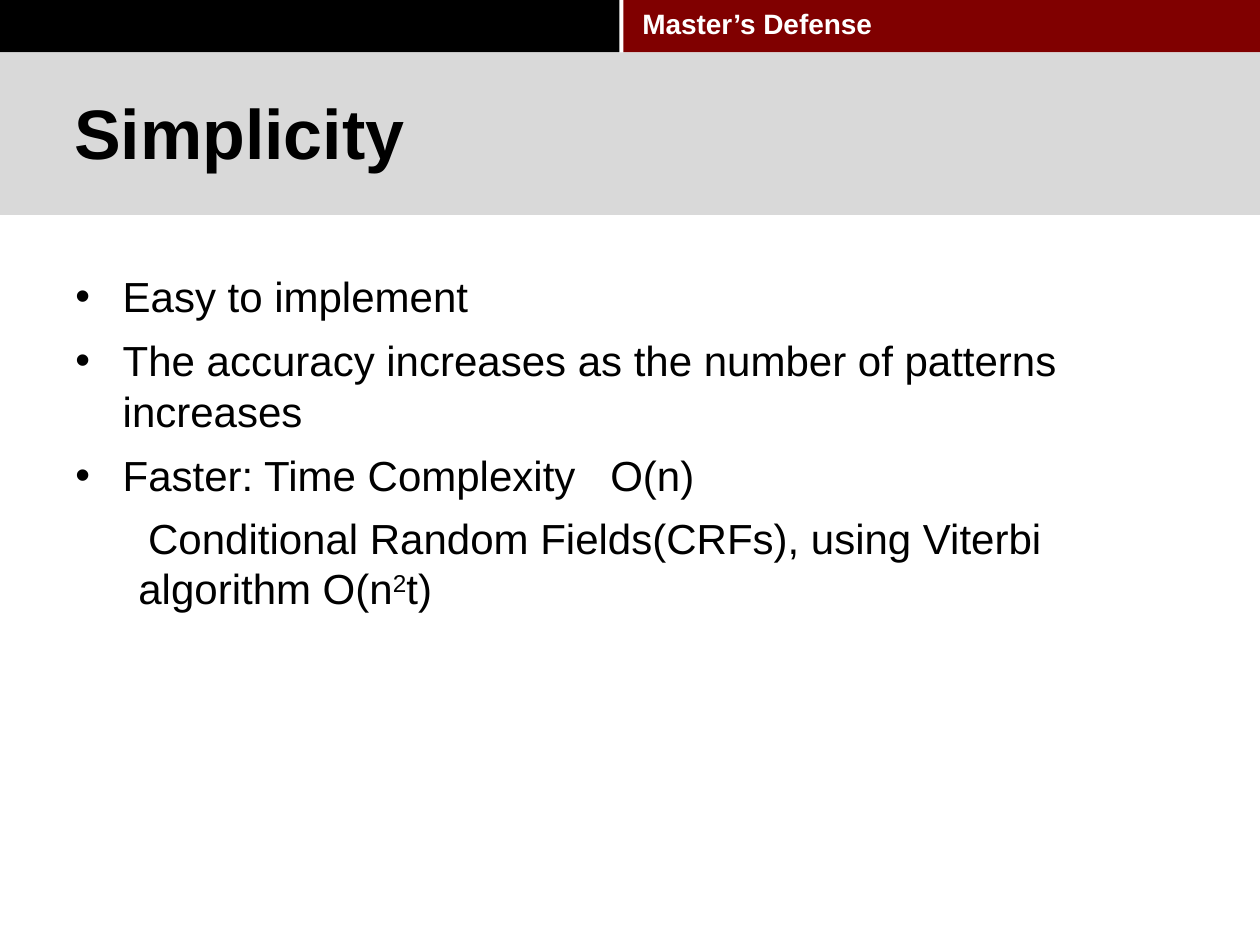
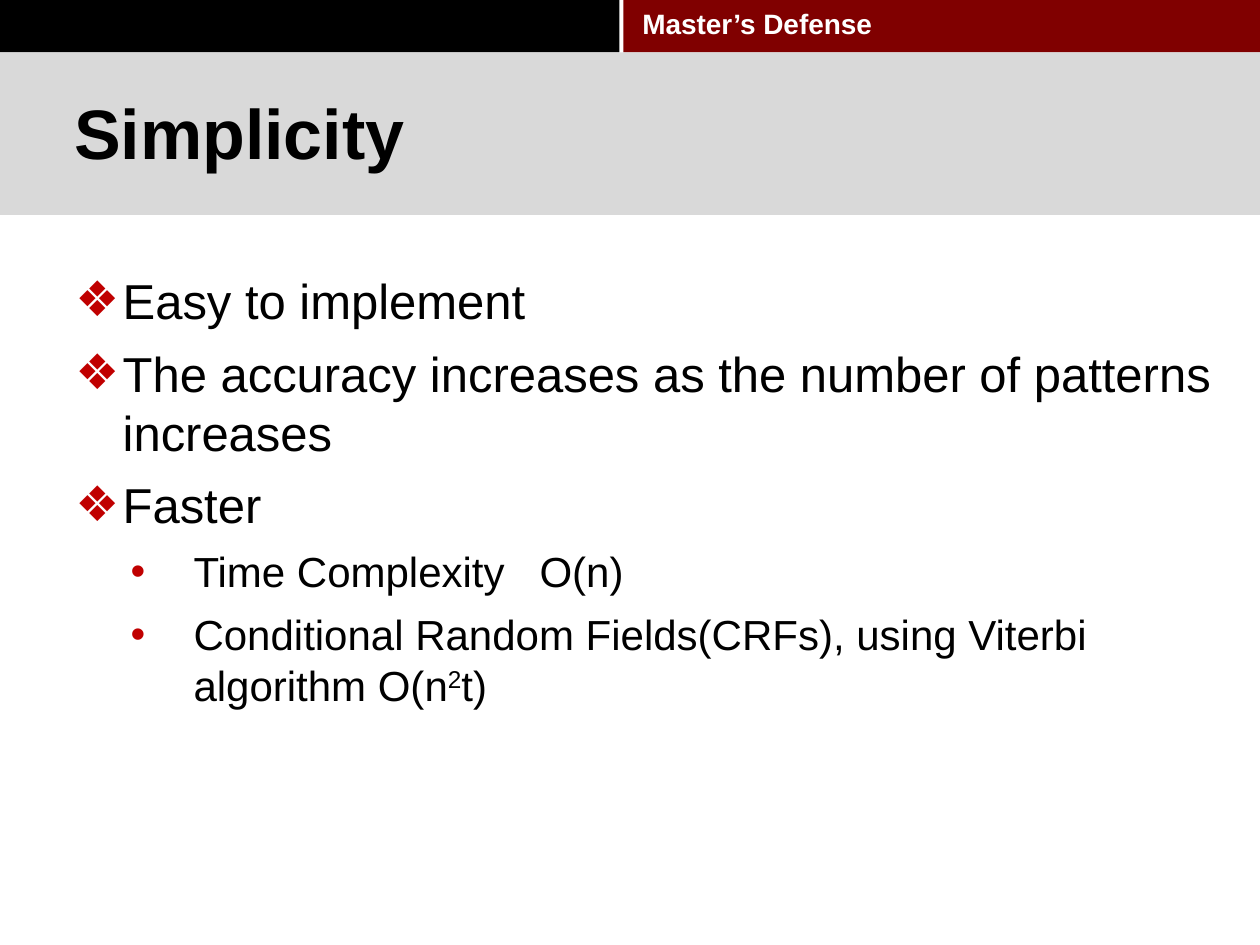
Before and after one commit to pkushiqiang/thesis, a slide deck: slide 40 of media/Master's thesis-2.pptx. Drawn at 1260x945 pixels with LibreOffice and Linux fonts; fonts in the diff are those of the drawing; background and template pictures are left out. Boxes give left, top, right and bottom in pixels: in the first picture for what was removed or moved away, otherwise in the second. Text is boxed around its words. In the diff, an @@ line names an element or a change of style, - is before the commit and + after.

```diff
--- a/media/Master's thesis-2.pptx
+++ b/media/Master's thesis-2.pptx
@@ text at box(123, 283, 1211, 709): size 24 to 28 pt in "Easy to implement", "The accuracy increases as the number of ..."; bullet • to ❖; bullet colour #000000 to #C00000; bullet none to • @@
@@ text at box(123, 489, 624, 596): text changed @@
-• Faster: Time Complexity O(n)
+❖ Faster
+  • Time Complexity O(n)
```
Also in this commit, not shown: 23 other slides changed.
